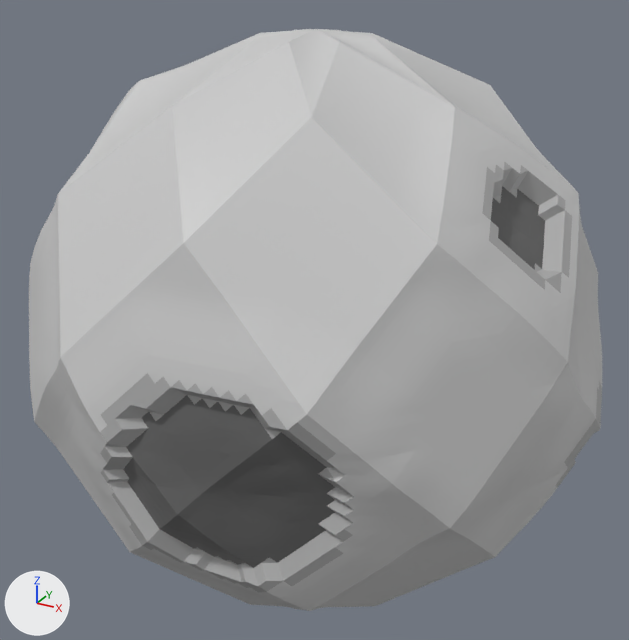
The Blender file GameAssets/BlenderFiles/Moon.blend: old version first, new version second.
Rendered twice from a camera (50 mm lens) standing at (1.374, -2.506, 9.541) and looking at (-0.007, 0.006, 8.285). The axes (+X, +Y, +Z) are drawn at lower left. The lights are the same throughout.

The first picture shows 'Moon'.
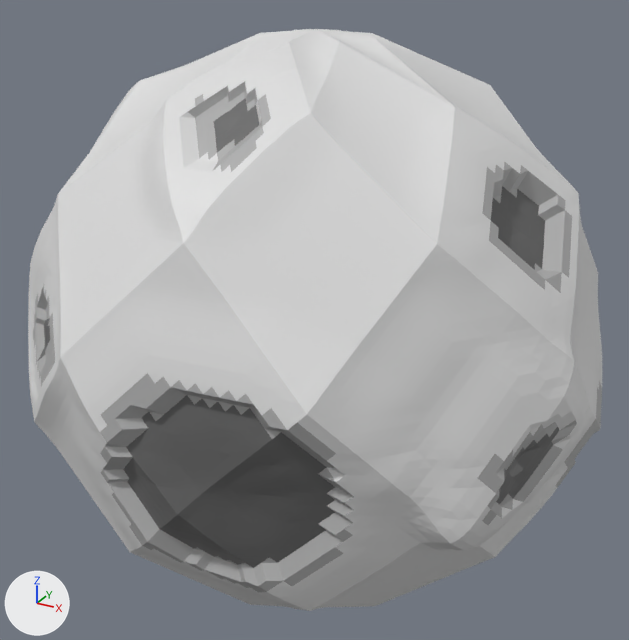
What the commit changed:
me_sphere_004 has 16386 vertices, 16384 faces and spans x -1.0..0.97, y -1.01..1.01, z -1.0..1.0.
me_sphere_004 is used by ob_moon; location (0.0, 0.0, 8.279); rotation (0.0, 0.0, -1.48), in degrees (0, 0, -85).
me_sphere_004 part 1: 683 of 16386 vertices moved; they spanned x 0.27..0.87, y -0.87..0.24, z -0.15..0.94 and now span x 0.27..0.88, y -0.88..0.23, z -0.16..0.95; mean shift (0.0, -0.01, 0.01); largest move (0.45, -0.01, 0.84) -> (0.42, -0.03, 0.87).
me_sphere_004 part 2: 315 of 16386 vertices moved; they spanned x 0.16..0.75, y 0.63..0.96, z -0.4..0.27 and now span x 0.15..0.76, y 0.63..0.97, z -0.41..0.27; mean shift (0.0, 0.02, -0.02); largest move (0.45, 0.78, -0.26) -> (0.45, 0.81, -0.32).
me_sphere_004 part 3: texture (UV) coordinates of 14877 of 16384 faces, centred in x -1.0..0.96, y -1.0..0.99, z -1.0..1.0, changed; they spanned u 0.56..0.58, v 0.5..0.52 and now span u 0.14..0.87, v 0.4..0.55.

What differs and where, as boxes (x1, y1, x2, y2) in the pictures (629 x 640 px; the box of a moved part takes in the faces that stretch with it):
'Moon', reshaped, surface changed (grey to white): before (29, 29, 602, 611); after (28, 29, 602, 611)
part 1 of me_sphere_004, moved or reshaped: before (29, 50, 330, 430); after (28, 49, 330, 431)
part 2 of me_sphere_004, moved or reshaped: before (405, 327, 591, 552); after (405, 328, 591, 552)
part 3 of me_sphere_004, surface changed (grey to white): (29, 29, 602, 611) in both
